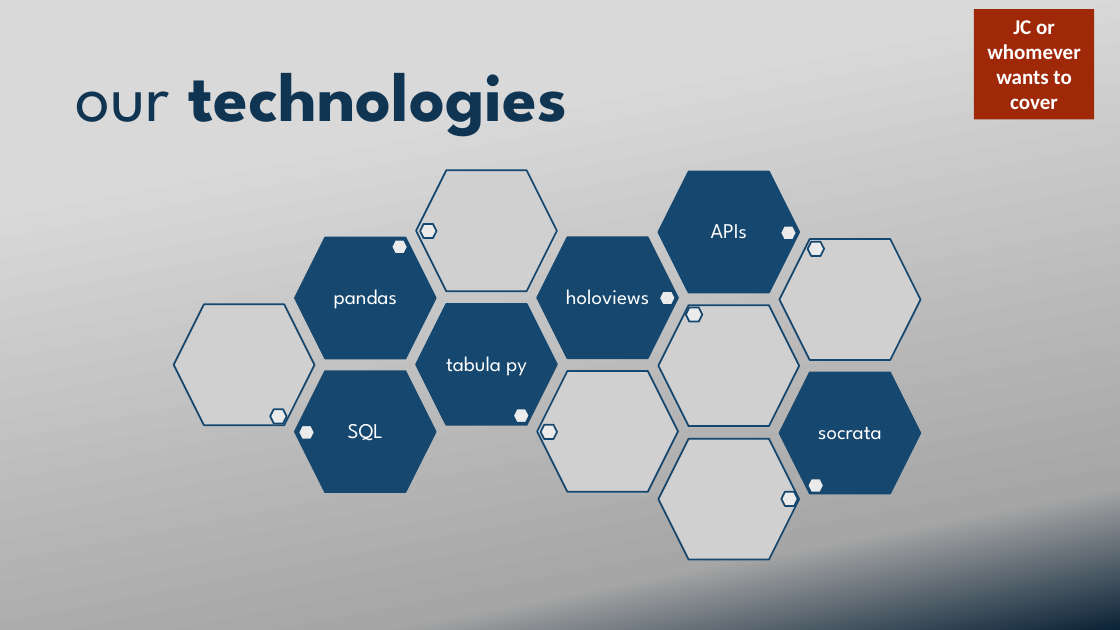
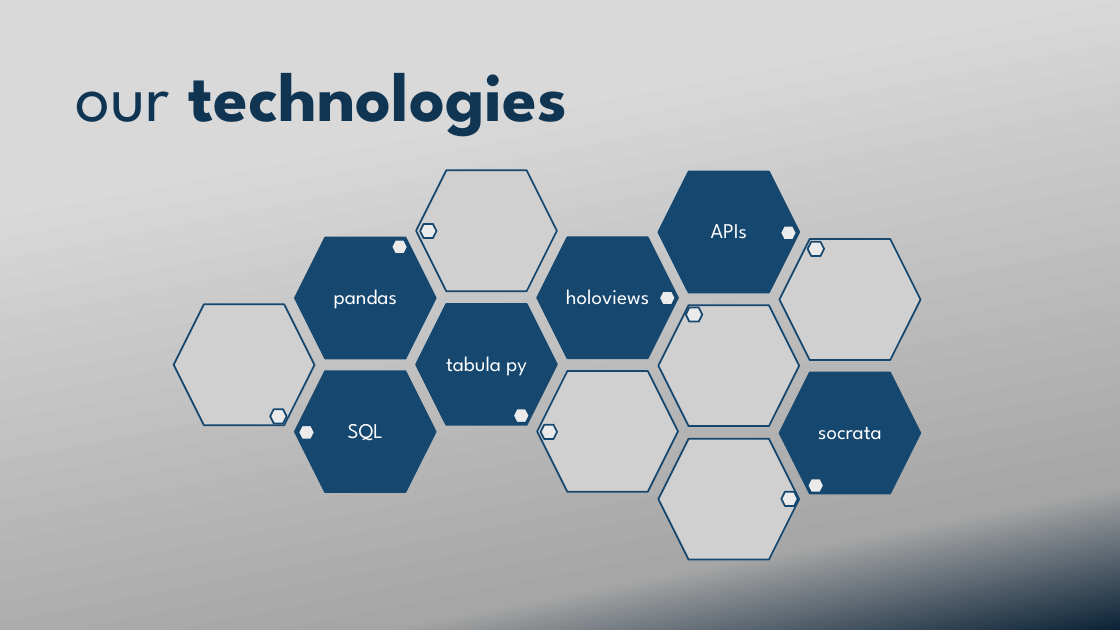
Before and after one commit to ekuo651/NYC-RE-Neighborhood-Trends, a slide deck: slide 4 of Presentation.pptx (slide 5 before the commit). Drawn at 1120x630 pixels with LibreOffice and Linux fonts; fonts in the diff are those of the drawing; grey boxes stand for pictures; background and template pictures are left out. Boxes give left, top, right and bottom in pixels: in the first picture for what was removed or moved away, otherwise in the second. Text is boxed around its words. In the diff, an @@ line names an element or a change of style, - is before the commit and + after.

```diff
--- a/Presentation.pptx
+++ b/Presentation.pptx
@@ rectangle removed at <box>974,9,1094,119</box> @@
-JC or whomever wants to cover
```
Also in this commit, not shown: 14 other slides changed, 5 slides added, 3 slides removed.
